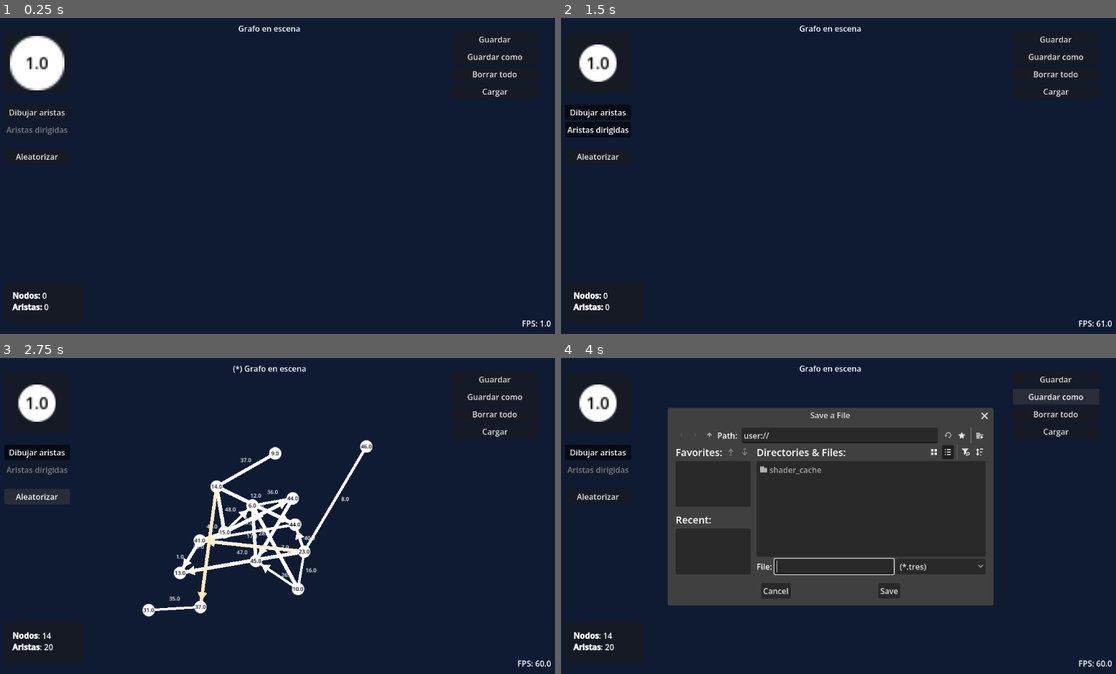
Above: before the commit, frames 1-4 (two rows, left to right).
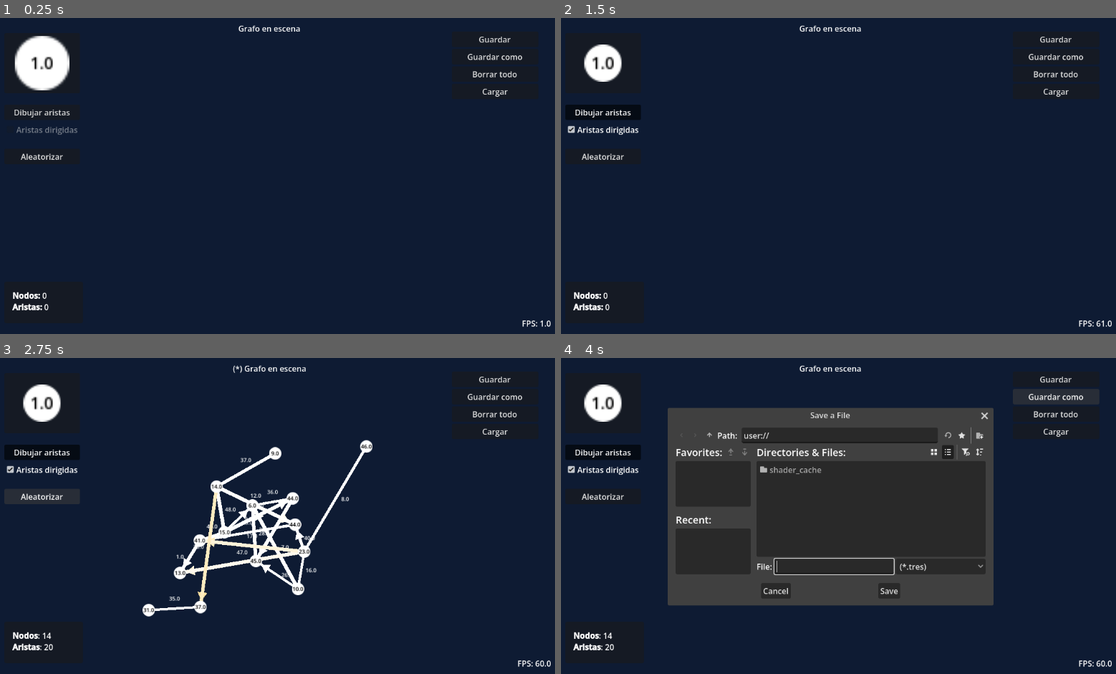
Above: after the commit, the same moments.

Repository: Andresit1524/graphim
Game: Godot game, scene res://assets/world/world.tscn
Same seed, same stepped clock (60 frames per second), same inputs: the game is played once before the commit and once after it.
Inputs:
- Up to frame 1 (0.25 s): no input
- Up to frame 2 (1.5 s): click "Dibujar aristas" at 0.5 s; click "Aristas dirigidas" at 1.25 s
- Up to frame 3 (2.75 s): click "Aleatorizar" at 2 s
- Up to frame 4 (4 s): click "Guardar" at 2.75 s; click "Guardar como" at 3.5 s

The runs differ from the first frame. In frame 1, 1.0% of the frame differs, in the area x 1-14%, y 5-45%; in frame 2, 1.3%, in the area x 0-15%, y 8-45%; in frame 3, 1.0%; in frame 4, 1.0%.

Commit message:
Ahora el botón de aristas dirigidas es un checkbox

Diff:
--- a/assets/world/ui.gd
+++ b/assets/world/ui.gd
@@ -18,7 +18,7 @@
 
 # Botones para dibujar en el grafo
 @onready var draw_edges_button: Button = %DrawEdgesButton
-@onready var directed_edges_button: Button = %DirectedEdgesButton
+@onready var directed_edges_checkbox: CheckBox = %DirectedEdgesCheckbox
 @onready var randomize_button: Button = %RandomizeButton
 
 # Botones de acciones
@@ -29,7 +29,7 @@
 
 
 ## Bandera que determina si el botón de aristas dirigidas está activado
-var directed_edges_enabled := false
+var directed_edges_disabled := false
 
 
 func _physics_process(_delta) -> void:
@@ -76,10 +76,10 @@
 
 ## Desactiva todos los botones
 func disable_all() -> void:
-	directed_edges_enabled = directed_edges_button.button_pressed
+	directed_edges_disabled = directed_edges_checkbox.disabled
 
 	draw_edges_button.disabled = true
-	directed_edges_button.disabled = true
+	directed_edges_checkbox.disabled = true
 	randomize_button.disabled = true
 
 	save_button.disabled = true
@@ -91,7 +91,7 @@
 ## Activa todos los botones
 func enable_all() -> void:
 	draw_edges_button.disabled = false
-	directed_edges_button.disabled = directed_edges_enabled
+	directed_edges_checkbox.disabled = directed_edges_disabled
 	randomize_button.disabled = false
 
 	save_button.disabled = false
--- a/assets/world/world.gd
+++ b/assets/world/world.gd
@@ -23,7 +23,7 @@
 ## Interfaz
 @onready var ui: UI = %UI
 ## Botón para dibujar aristas
-@onready var directed_button: Button = %DirectedEdgesButton
+@onready var directed_edges_checkbox: CheckBox = %DirectedEdgesCheckbox
 ## Ventana de guardado
 @onready var save_load_dialog: FileDialog = %SaveDialog
 
@@ -325,16 +325,20 @@
 #region Botones
 
 
-## Actualiza el estado del dibujado de grafos
-func _on_draw_button_pressed() -> void:
-	drawing_edges = not drawing_edges
-	directed_button.disabled = not drawing_edges
-
-	if not drawing_edges: _abort_new_edge()
-
-
-func _on_directed_button_pressed() -> void:
-	drawing_directed = not drawing_directed
+# TODO: mandar esto a la UI
+
+
+## Actualiza el estado del dibujado de aristas
+func _on_draw_edges_button_toggled(toggled_on: bool) -> void:
+	drawing_edges = toggled_on
+	directed_edges_checkbox.disabled = not toggled_on
+
+	if not toggled_on: _abort_new_edge()
+
+
+## Actualiza el estado del dibujado de aristas dirigidas
+func _on_directed_edges_checkbox_toggled(toggled_on: bool) -> void:
+	drawing_directed = toggled_on
 
 
 #endregion
--- a/assets/world/world.tscn
+++ b/assets/world/world.tscn
@@ -68,11 +68,10 @@
 toggle_mode = true
 text = "Dibujar aristas"
 
-[node name="DirectedEdgesButton" type="Button" parent="CanvasLayer/UI/Tools" unique_id=1452687321]
+[node name="DirectedEdgesCheckbox" type="CheckBox" parent="CanvasLayer/UI/Tools" unique_id=879711036]
 unique_name_in_owner = true
 layout_mode = 2
 disabled = true
-toggle_mode = true
 text = "Aristas dirigidas"
 
 [node name="Space2" type="Control" parent="CanvasLayer/UI/Tools" unique_id=1390345702]
@@ -197,8 +196,8 @@
 
 [node name="Camera2D" type="Camera2D" parent="." unique_id=1279360004]
 
-[connection signal="pressed" from="CanvasLayer/UI/Tools/DrawEdgesButton" to="." method="_on_draw_button_pressed"]
-[connection signal="pressed" from="CanvasLayer/UI/Tools/DirectedEdgesButton" to="." method="_on_directed_button_pressed"]
+[connection signal="toggled" from="CanvasLayer/UI/Tools/DrawEdgesButton" to="." method="_on_draw_edges_button_toggled"]
+[connection signal="toggled" from="CanvasLayer/UI/Tools/DirectedEdgesCheckbox" to="." method="_on_directed_edges_checkbox_toggled"]
 [connection signal="pressed" from="CanvasLayer/UI/Tools/RandomizeButton" to="." method="_randomize"]
 [connection signal="pressed" from="CanvasLayer/UI/Actions/SaveButton" to="CanvasLayer/UI/Actions" method="_on_save_button_pressed"]
 [connection signal="pressed" from="CanvasLayer/UI/Actions/SaveAsButton" to="CanvasLayer/UI/Actions" method="_on_save_as_button_pressed"]
